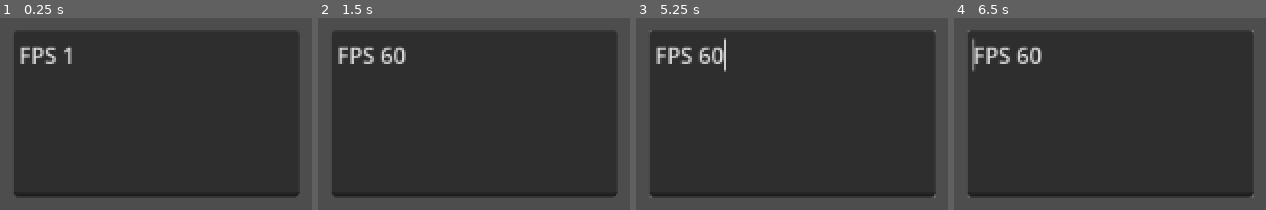
Above: before the commit, frames 1-4 (left to right).
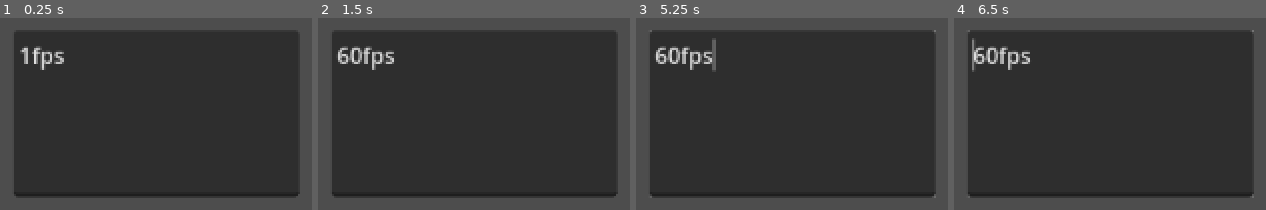
Above: after the commit, the same moments.

Repository: ReedTrev/battlerGCpro_captures
Game: Godot game, scene res://input_tester.tscn
Same seed, same stepped clock (60 frames per second), same inputs: the game is played once before the commit and once after it.
Inputs (mouse positions are in pixels of both pictures, inside the frame that each line leads up to):
- Up to frame 1 (0.25 s): no input
- Up to frame 2 (1.5 s): tap Enter at 0.5 s; move the mouse to (outside the picture) at 0.52 s; click (outside the picture) at 0.67 s; tap Space at 1.25 s; move the mouse to (outside the picture) at 1.27 s; click (outside the picture) at 1.42 s
- Up to frame 3 (5.25 s): tap Enter at 2, 3.5 s; move the mouse to (outside the picture) at 2.02 s; click (outside the picture) at 2.17 s; tap Space at 2.75, 4.25 s; move the mouse to (outside the picture) at 2.77 s; click (outside the picture) at 2.92 s; move the mouse to (outside the picture) at 3.52 s; click (outside the picture) at 3.67 s; move the mouse to (outside the picture) at 4.27 s; click (outside the picture) at 4.42 s; move the mouse to (870, 179) at 5.02 s; click (870, 179) at 5.17 s
- Up to frame 4 (6.5 s): move the mouse to (outside the picture) at 5.77 s; click (outside the picture) at 5.92 s

The runs differ from the first frame. In frame 1, 1.0% of the frame differs, in the area x 6-24%, y 14-28%; in frame 2, 1.2%; in frame 3, 1.4%, in the area x 6-29%, y 10-29%; in frame 4, 1.2%.

Commit message:
Added two more graphs, export settings

Diff:
--- a/input_recorder.gd
+++ b/input_recorder.gd
@@ -2,12 +2,12 @@
 
 @export var device: int = 0
 var output_file = FileAccess.open("output.txt", FileAccess.WRITE)
-@export var text: TextEdit
+@export var fps_counter: TextEdit
 
 
 # Called every frame. 'delta' is the elapsed time since the previous frame.
 func _process(_delta: float) -> void:
-    text.text = "FPS %d" % Engine.get_frames_per_second()
+    fps_counter.text = "%dfps" % Engine.get_frames_per_second()
     var datum = "%f, %f\n" % [Time.get_unix_time_from_system(), Input.get_joy_axis(device, JOY_AXIS_TRIGGER_RIGHT)]
     #var datum = "%f, %f\n" % [Time.get_unix_time_from_system(), Input.get_joy_axis(device, JOY_AXIS_TRIGGER_LEFT)]
     output_file.store_string(datum)
--- a/input_tester.tscn
+++ b/input_tester.tscn
@@ -2,11 +2,11 @@
 
 [ext_resource type="Script" path="res://input_recorder.gd" id="1_up1km"]
 
-[node name="Node2D" type="Node2D" node_paths=PackedStringArray("text")]
+[node name="Node2D" type="Node2D" node_paths=PackedStringArray("fps_counter")]
 script = ExtResource("1_up1km")
-text = NodePath("TextEdit")
+fps_counter = NodePath("FpsCounter")
 
-[node name="TextEdit" type="TextEdit" parent="."]
+[node name="FpsCounter" type="TextEdit" parent="."]
 offset_left = 474.0
 offset_top = 217.0
 offset_right = 680.0
Not shown, added: export_presets.cfg
Binary file added: graphs/left-trigger-144hz.png
Binary file added: graphs/right-trigger-250hz.png
Not shown, removed: message.txt
